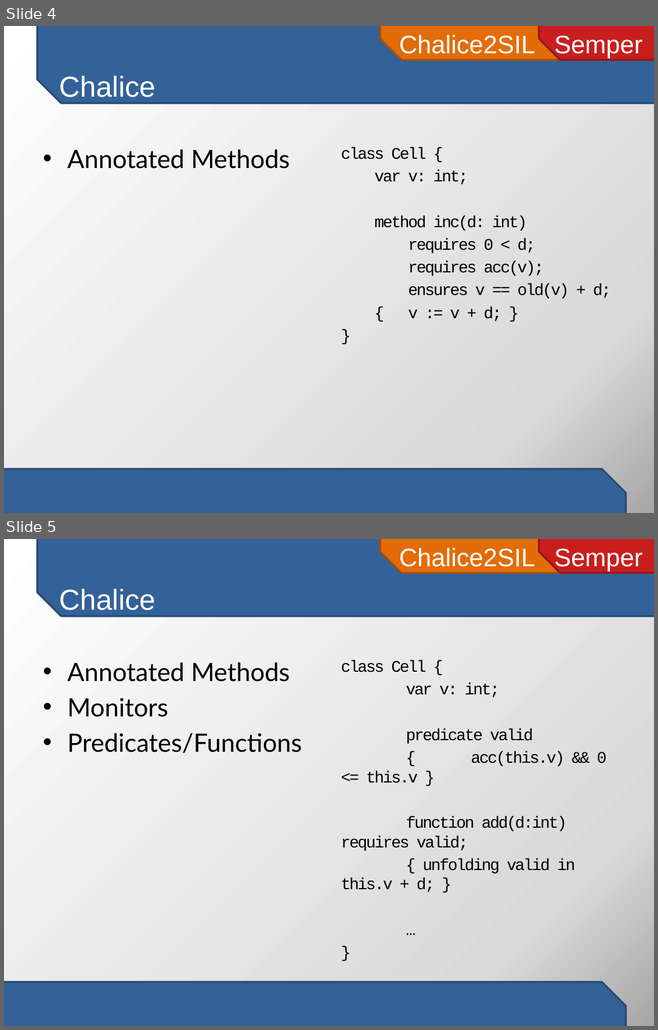
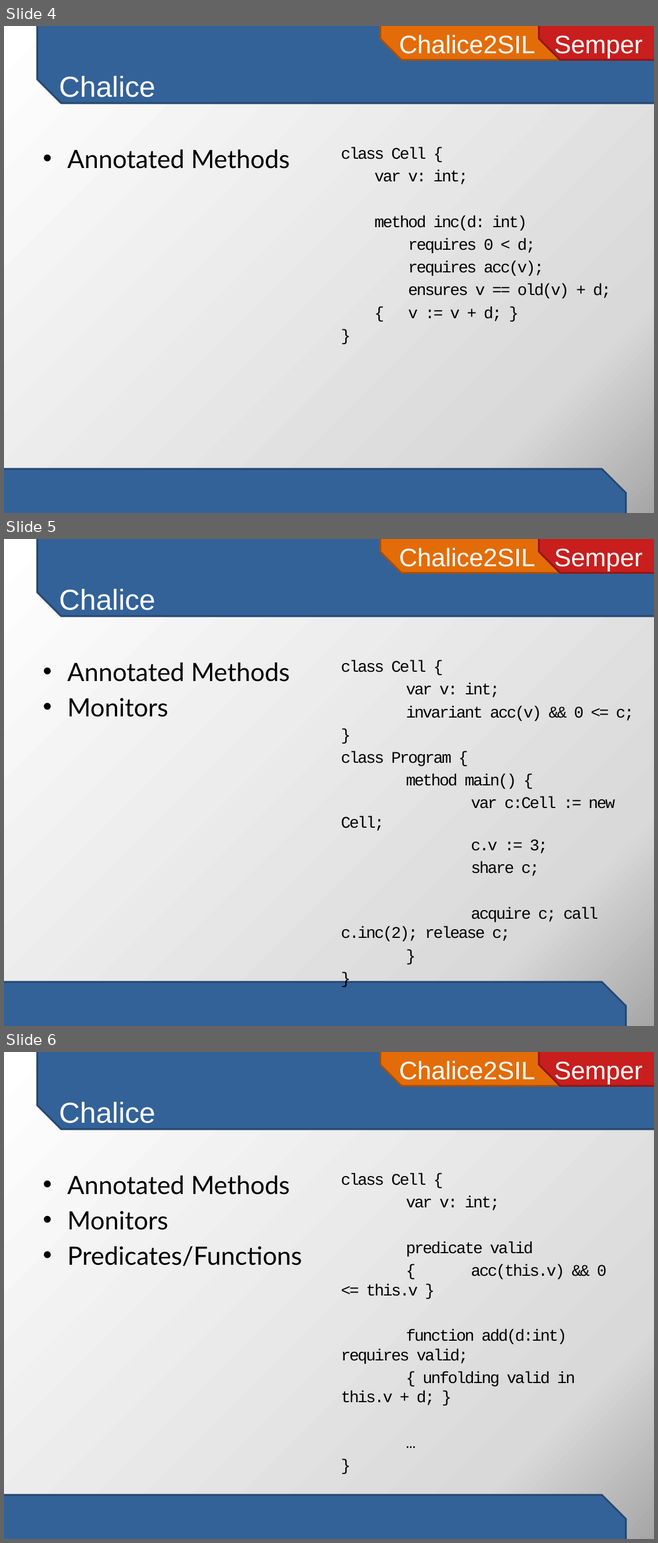
Before and after one commit to viperproject/chalice2silver, a slide deck: chalice2sil/doc/initial-project-presentation.pptx. Shown one above the other, each under a label of ours: slides 4 and 5 before the commit, slides 4, 5 and 6 after it. The pictures are 658x1030 and 658x1543 pixels, drawn with LibreOffice and Linux fonts; fonts in the diff are those of the drawing. Boxes give left, top, right and bottom in pixels: in the first picture for what was removed or moved away, otherwise in the second. Text is boxed around its words. In the diff, an @@ line names an element or a change of style, - is before the commit and + after.

Commit message:
Slide for monitors

```diff
--- a/chalice2sil/doc/initial-project-presentation.pptx
+++ b/chalice2sil/doc/initial-project-presentation.pptx
@@ slide 5 added at [4, 539, 654, 1026], background gradient #FFFFFF to #D9D9D9 to #A6A6A6; not listed: 4 template elements that a slide beside it also shows @@
@@ title added at [59, 589, 155, 616], 32 pt, text #FFFFFF @@
+Chalice
@@ text added at [341, 660, 633, 942], 18 pt, text #000000 @@
+class Cell {
+var v: int;
+invariant acc(v) && 0 <= c;
+}
+class Program {
+method main() {
+var c:Cell := new Cell;
+c.v := 3;
+share c;
+acquire c; call c.inc(2); release c;
+}
+}
@@ text added at [67, 663, 289, 717], 28 pt, text #000000 @@
+• Annotated Methods
+• Monitors
@@ what was slide 5 is now slide 6 @@
```
Also in this commit, not shown: 1 other file.
